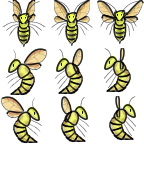
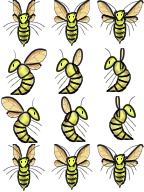
Layer changes from the first 144 × 192 image to the second:
added group "Up 3" with 17 layers above "Up 2" over (x1=2, y1=144, x2=144, y2=191)
added group "Shadows" (1st of 6, in "Up 3") (multiply) with 3 layers in group "Up 3" over (x1=2, y1=144, x2=144, y2=191)
added layer "Wings" (1st of 24, in "Up 3" › "Shadows") (multiply) in group "Shadows" over (x1=2, y1=144, x2=144, y2=191)
added group "Line" (1st of 12, in "Up 3") with 7 layers in group "Up 3" over (x1=2, y1=144, x2=144, y2=191)
added layer "Legs" (1st of 12, in "Up 3" › "Line") in group "Line" over (x1=2, y1=144, x2=144, y2=191)
added layer "Back wings" (1st of 6, in "Up 3" › "Line") in group "Line" over (x1=2, y1=144, x2=144, y2=191)
added layer "Front wings" (1st of 6, in "Up 3" › "Line") in group "Line" over (x1=2, y1=144, x2=144, y2=191)
added layer "Head" (1st of 12, in "Up 3" › "Line") in group "Line" over (x1=2, y1=144, x2=144, y2=191)
added group "Drawing" (1st of 6, in "Up 3") with 4 layers in group "Up 3" over (x1=2, y1=144, x2=144, y2=191)
added group "Wings" (2nd of 24, in "Up 3" › "Drawing") with 2 layers in group "Drawing" over (x1=2, y1=144, x2=144, y2=191)
added layer "Patterns" (2nd of 22, in "Up 3" › "Drawing" › "Wings") in group "Wings" over (x1=2, y1=144, x2=144, y2=191)
added layer "Base" (1st of 10, in "Up 3" › "Drawing" › "Wings") in group "Wings" over (x1=2, y1=144, x2=144, y2=191)
added group "Up 1" with 19 layers above "Right 3" over (x1=2, y1=144, x2=144, y2=191)
added group "Shadows" (3rd of 6, in "Up 1") (multiply) with 3 layers in group "Up 1" over (x1=2, y1=144, x2=144, y2=191)
added layer "Wings" (5th of 24, in "Up 1" › "Shadows") (multiply) in group "Shadows" over (x1=2, y1=144, x2=144, y2=191)
added group "Line" (3rd of 12, in "Up 1") with 9 layers in group "Up 1" over (x1=2, y1=144, x2=144, y2=191)
added layer "Back wings" (3rd of 6, in "Up 1" › "Line") in group "Line" over (x1=2, y1=144, x2=144, y2=191)
…and 40 more changes (40 added)
